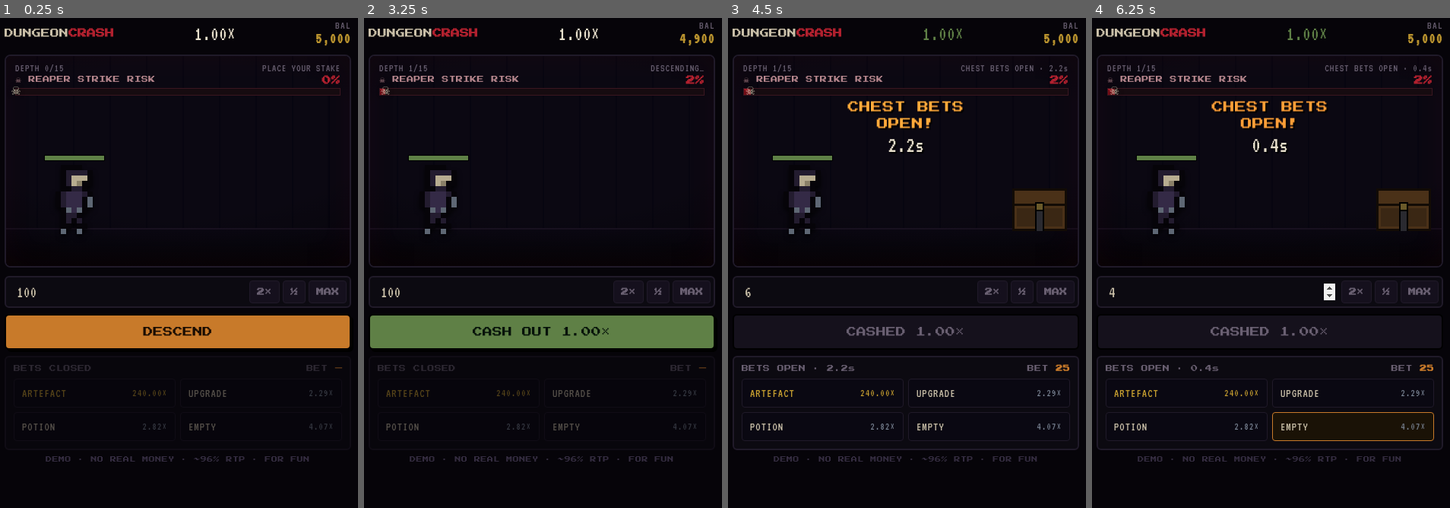
Above: before the commit, frames 1-4 (left to right).
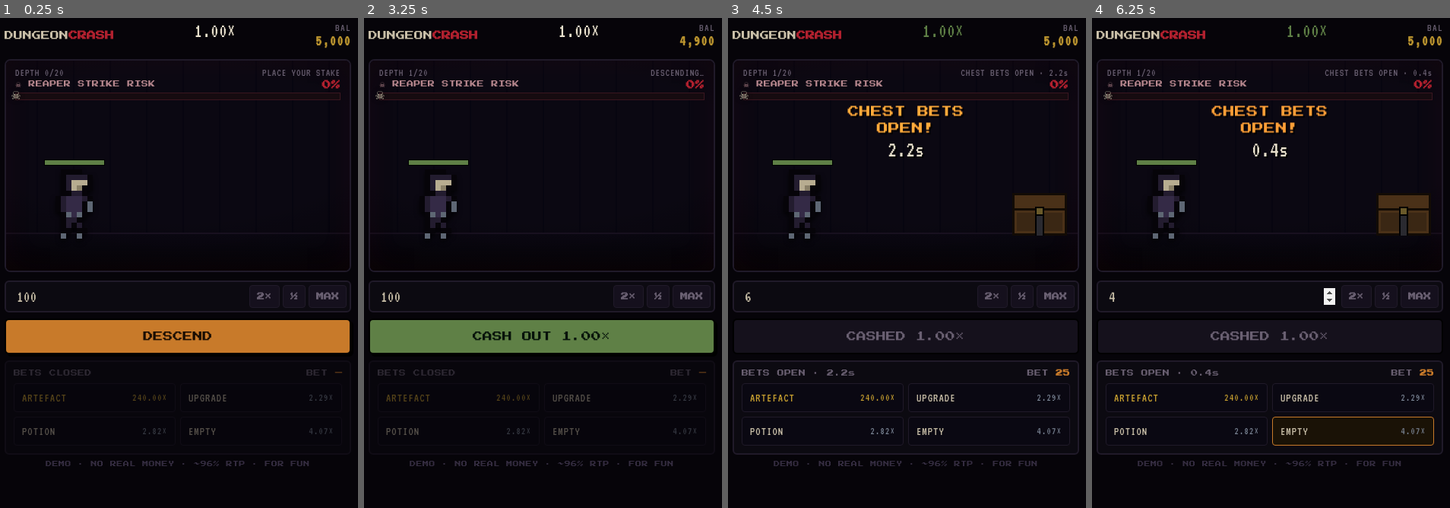
Above: after the commit, the same moments.

Repository: Blackopgaming/dungeoncrash-play
Game: browser game, page index.html
Two runs of this game, one before a commit and one after it. Both use one fixed random seed, a clock stepped at 60 frames per second and the inputs below.
Inputs (mouse positions are in pixels of both pictures, inside the frame that each line leads up to; where the layout moved, square brackets give the same spot in the first picture):
- Up to frame 1 (0.25 s): no input
- Up to frame 2 (3.25 s): click (460, 429) [460, 424] at 1.27 s; click (460, 395) at 1.87 s; click (625, 395) at 2.47 s; click "DESCEND" at 3.07 s
- Up to frame 3 (4.5 s): click (856, 297) [856, 292] at 3.67 s; type "6" at 3.67 s; tap Enter at 3.7 s; click "CASH OUT 1.00×" at 4.27 s
- Up to frame 4 (6.25 s): click (1220, 297) [1220, 292] at 4.87 s; type "10" at 4.87 s; tap Enter at 4.9, 6.1 s; click (1353, 429) [1353, 424] at 5.47 s; click (1220, 297) [1220, 292] at 6.07 s; type "4" at 6.07 s

The runs differ from the first frame. In frame 1, 8.1% of the frame differs, in the area x 1-99%, y 0-92%; in frame 2, 8.2%; in frame 3, 9.3%; in frame 4, 9.7%.

Commit message:
sync: 20 events, reaper-safe-10, TOTAL multiplier

Diff:
--- a/engine.js
+++ b/engine.js
@@ -3,13 +3,13 @@
 (function(global){
   "use strict";
   const RTP=0.96;
-  const ORDER=["R","R","E","R","E","R","E","E","R","E","E","E","R","E","B"]; // 15 encounters, 1 BOSS finale; Ripper builds over the long descent
+  const ORDER=["R","R","E","R","E","R","E","R","E","E","R","E","E","R","E","E","E","E","E","B"]; // 20 encounters, 1 BOSS finale
   const ENEMY={ R:{name:"Grub",hp:2,dmg:2,prec:0.70,col:"#7fae58"},
                 E:{name:"Wraith",hp:3,dmg:3,prec:0.66,col:"#8fa0c0"},
                 B:{name:"Boss",hp:7,dmg:6,prec:0.60,col:"#c23644"} };
   const HERO0={hp:10,maxhp:10,dmg:1,prec:0.82};
-  // Reaper strike risk per descent, shown HONESTLY on the bar and rising as you go deeper (a visible, informed gamble).
-  const RIP_BASE=0.020,RIP_RAMP=0.022,MAXX=100,HEAL_AMT=5,POT_MAX=5;
+  // Reaper can't touch you for the first RIP_FREE events; after that the strike risk ramps up each descent (shown honestly).
+  const RIP_FREE=10,RIP_RAMP=0.060,MAXX=250,HEAL_AMT=5,POT_MAX=5;
   // defense: BLOCK (parry) 20% base, +20% with shield = 40%. DODGE 20% base, +20% with Ring of Dodging = 40%.
   const DODGE_BASE=0.20,DODGE_RING=0.20,BLOCK_BASE=0.20,BLOCK_SHIELD=0.20;
   const ITEMS={ weapon:{icon:"🪓",name:"War Axe"},shield:{icon:"🛡️",name:"Tower Shield"},
@@ -60,7 +60,7 @@
   function newGear(){return{weapon:false,shield:false,ringdodge:false,potions:0};}
   function simulate(rng){const g=newGear();let hp=HERO0.hp;const beats=[];let cleared=0,outcome=null,artDepth=0;
     for(let d=0;d<ORDER.length;d++){
-      const h=Math.max(0,RIP_BASE+RIP_RAMP*d);      // Reaper strike risk THIS descent (shown on the bar, rises with depth)
+      const h = d<RIP_FREE ? 0 : Math.min(0.95, RIP_RAMP*(d-RIP_FREE+1));  // 0 for first 10 events, then ramps
       if(rng()<h){outcome="ripper";beats.push({depth:d+1,travelDeath:true,rip:h});break;}
       const chest=chestRoll(rng,g);
       if(chest.kind==="artefact"){outcome="artefact";artDepth=d+1;beats.push({depth:d+1,chest,gear:{...g},hp,rip:h});break;}
@@ -86,13 +86,13 @@
   const E={
     RTP,ORDER,ENEMY,ITEMS,RARITY,HEAL:HEAL_AMT,maxHp:HERO0.maxhp,fmtx,beep,LADDER,P_REACH,PART,
     balance:(()=>{try{const v=JSON.parse(localStorage.getItem(LS));return(typeof v==="number"&&v>=0)?v:5000;}catch(e){return 5000;}})(),
-    state:{phase:"idle",runNo:1,depth:0,mult:1,cashed:false,cashMult:0,bet:0,gear:newGear(),hp:HERO0.maxhp,
+    state:{phase:"idle",runNo:1,depth:0,mult:1,cashed:false,cashMult:0,bet:0,chestPnL:0,gear:newGear(),hp:HERO0.maxhp,
       enemy:null,enemyName:"",enemyHp:0,enemyMaxHp:1,enemyHpFrac:1,chestOpen:false,ripper:0,chestCountdown:0,chestOptions:[],stateText:"",chestBetAmt:0},
     _on:{}, on(ev,fn){(this._on[ev]=this._on[ev]||[]).push(fn);}, _emit(ev,d){(this._on[ev]||[]).forEach(f=>f(d));},
     _save(){try{localStorage.setItem(LS,JSON.stringify(this.balance));}catch(e){} this._emit("balance",this.balance);},
     calibrate,measureRTP,chestProbs,lootOf,
     _run:null,_chestPick:null,
-    reset(){const s=this.state;s.phase="idle";s.cashed=false;s.cashMult=0;s.depth=0;s.mult=1;s.enemy=null;s.ripper=0;
+    reset(){const s=this.state;s.phase="idle";s.cashed=false;s.cashMult=0;s.depth=0;s.mult=1;s.chestPnL=0;s.enemy=null;s.ripper=0;
       s.gear=newGear();s.hp=HERO0.maxhp;s.stateText="PLACE YOUR STAKE";
       this._run=simulate(mulberry32(cyrb("dc4-"+s.runNo)));this._chestPick=null;
       s.chestOptions=this._optsFor(s.gear);this._emit("idle");},
@@ -100,7 +100,7 @@
       .map(([k,lab,pr])=>({k,lab,prob:pr,odds:pr>0?RTP/pr:0}));},
     pickChest(k){this._chestPick=k;},
     start(stake){const s=this.state;if(s.phase!=="idle")return;stake=Math.floor(stake);if(stake<1||stake>this.balance)return;
-      s.bet=stake;this.balance-=stake;this._save();s.phase="bet";s.cashed=false;s.mult=1;beep(300,.08,"sawtooth");this._play();},
+      s.bet=stake;s.chestPnL=0;this.balance-=stake;this._save();s.phase="bet";s.cashed=false;s.mult=1;beep(300,.08,"sawtooth");this._play();},
     cashOut(){const s=this.state;if(s.cashed||(s.phase!=="fight"&&s.phase!=="bet"&&s.phase!=="open"))return;
       s.cashed=true;s.cashMult=s.mult;const win=s.bet*s.cashMult;this.balance+=win;this._save();
       beep(880,.1);setTimeout(()=>beep(1180,.1),70);this._emit("cash",{mult:s.cashMult,win});},
@@ -126,7 +126,7 @@
         this._emit("reveal",{icon:loot.icon,name:loot.name,rar:loot.rar,label:R.lab,color:R.col,wow:R.wow,depth:b.depth,kind:b.chest.kind,item:b.chest.item});
         let betRes=null;
         if(cbStake){ const opt=s.chestOptions.find(o=>o.k===this._chestPick); const won=this._chestPick===b.chest.kind;
-          if(won){const pay=Math.round(cbStake*(opt?opt.odds:1.5));this.balance+=pay;this._save();betRes={won:true,amount:pay};setTimeout(()=>beep(1040,.1),120);} else betRes={won:false,amount:cbStake}; }
+          if(won){const pay=Math.round(cbStake*(opt?opt.odds:1.5));this.balance+=pay;this._save();betRes={won:true,amount:pay};s.chestPnL+=pay-cbStake;setTimeout(()=>beep(1040,.1),120);} else {betRes={won:false,amount:cbStake};s.chestPnL-=cbStake;} }
         this._emit("loot",{icon:loot.icon,name:loot.name,rar:loot.rar,label:R.lab,color:R.col,depth:b.depth,bet:betRes,kind:b.chest.kind,item:b.chest.item});
         await sleep(R.wow>=3?2500:R.wow>=2?1500:1000);
         if(b.chest.kind==="artefact")return this._end("artefact",clearedMult);
--- a/index.html
+++ b/index.html
@@ -13,7 +13,9 @@
   .app{width:100%;max-width:480px;padding:12px;display:flex;flex-direction:column;gap:11px}
   .top{display:flex;justify-content:space-between;align-items:center;gap:8px}
   .brand{font-size:12px;letter-spacing:0;color:var(--ink)}.brand b{color:var(--blood)}
+  .multwrap{display:flex;flex-direction:column;align-items:center;line-height:1}
   .mult{font-size:27px;font-variant-numeric:tabular-nums;color:#e8e0cc}.mult.win{color:var(--unc)}.mult.die{color:var(--blood)}
+  .total{font-family:'Press Start 2P',monospace;font-size:9px;color:var(--leg);margin-top:4px;min-height:9px;letter-spacing:.04em}
   .bal{text-align:right;font-size:14px;color:var(--mut);letter-spacing:.1em;line-height:1}.bal b{display:block;font-size:20px;color:var(--gold)}
   /* STAGE */
   .stage{position:relative;height:280px;border:2px solid var(--line);border-radius:8px;overflow:hidden;background:#07050b;box-shadow:inset 0 0 60px #000}
@@ -112,7 +114,7 @@
   .tag{text-align:center;font-family:'Press Start 2P',monospace;font-size:8px;color:#342c40;letter-spacing:.06em}
 </style></head>
 <body><div class="app">
-  <div class="top"><div class="brand px">DUNGEON<b>CRASH</b></div><div class="mult" id="mult">1.00×</div><div class="bal"><span>BAL</span><b id="bal">—</b></div></div>
+  <div class="top"><div class="brand px">DUNGEON<b>CRASH</b></div><div class="multwrap"><div class="mult" id="mult">1.00×</div><div class="total" id="total"></div></div><div class="bal"><span>BAL</span><b id="bal">—</b></div></div>
   <div class="stage" id="stage">
     <div class="bg" id="bg"></div><div class="floor"></div><div class="vign"></div>
     <div class="topinfo"><span id="depth">DEPTH 0/9</span><span id="statetext">LOADING…</span></div>
@@ -244,6 +246,8 @@
  function frame(){const st=ST();
    bgx-=st.phase==="travel"?3:0.4;$("bg").style.backgroundPositionX=bgx+"px";
    if(st.phase!=="end"){const m=$("mult");m.className="mult"+(st.cashed?" win":"");m.textContent=fx(st.mult);}
+   {const pnl=st.chestPnL||0, inRun=(st.phase==="travel"||st.phase==="bet"||st.phase==="open"||st.phase==="fight");
+    $("total").textContent=(inRun&&pnl!==0&&st.bet>0)?("TOTAL "+fx(Math.max(0,st.mult+pnl/st.bet))):"";}
    $("depth").textContent="DEPTH "+st.depth+"/"+DC.ORDER.length;$("statetext").textContent=st.stateText||"";
    {const rk=st.ripper, bar=rk*100;$("rippct").textContent=(rk*100|0)+"%";$("ripbar").style.width=bar+"%";$("ripskull").style.left=bar+"%";$("ripwrap").classList.toggle("danger",rk>0.18);}
    const hf=st.hp/DC.maxHp;$("heroHp").firstElementChild.style.width=(hf*100)+"%";$("heroHp").classList.toggle("lo",hf<=0.35);
